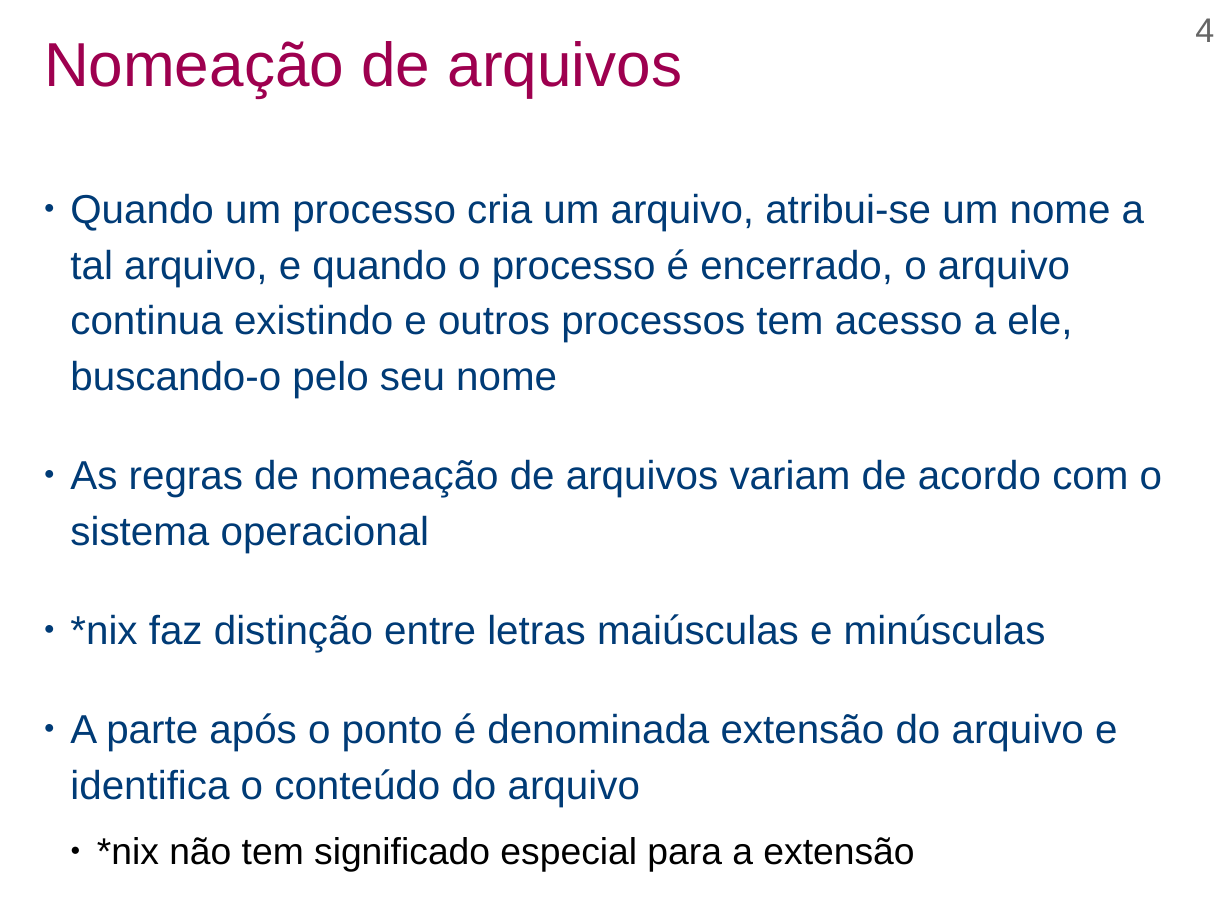
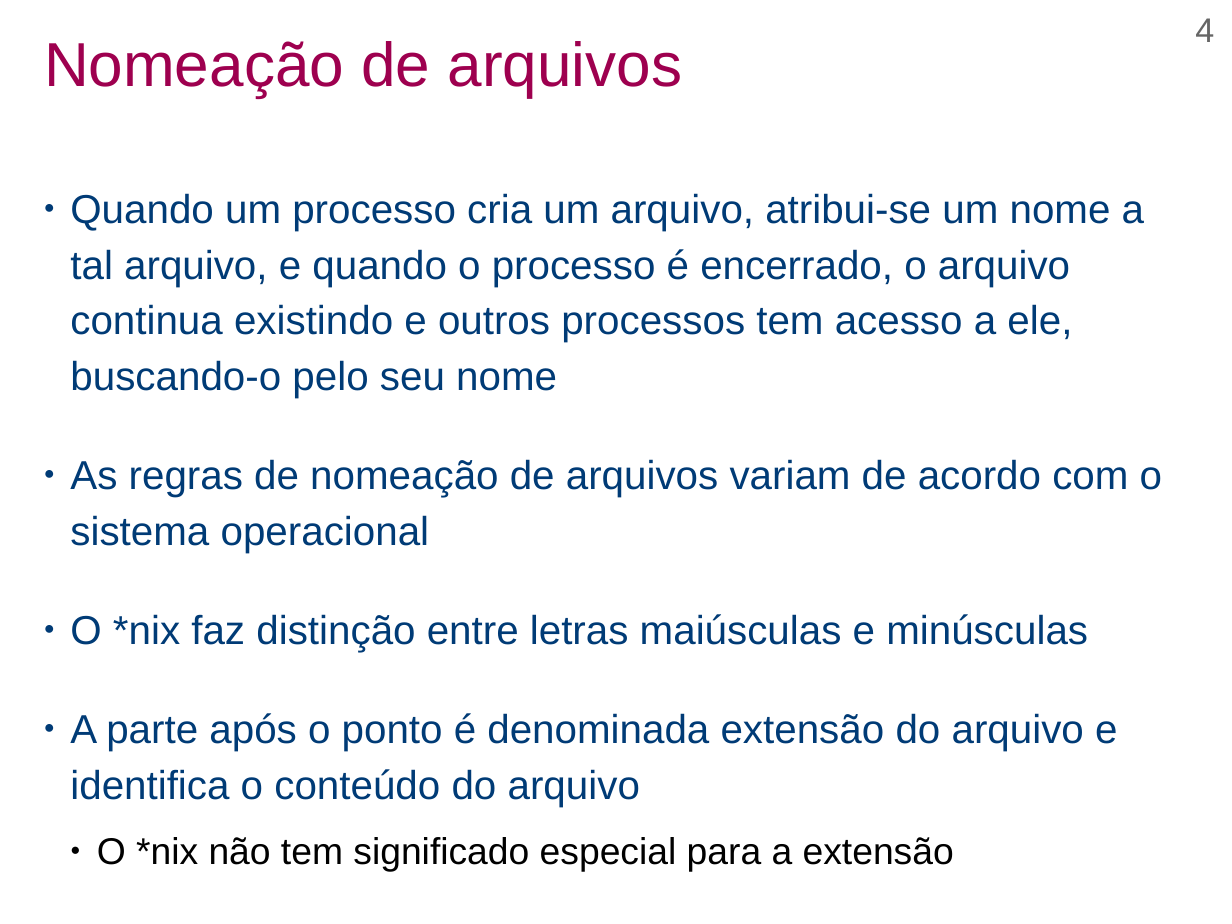
Before and after one commit to efurlanm/teaching, a slide deck: slide 4 of so/SO-31-arquivos.odp. Drawn at 1232x924 pixels with LibreOffice and Linux fonts; fonts in the diff are those of the drawing. Boxes give left, top, right and bottom in pixels: in the first picture for what was removed or moved away, otherwise in the second. Text is boxed around its words. In the diff, an @@ line names an element or a change of style, - is before the commit and + after.

```diff
--- a/so/SO-31-arquivos.odp
+++ b/so/SO-31-arquivos.odp
@@ text at [70, 614, 1088, 652]: text changed @@
-● *nix faz distinção entre letras maiúsculas e minúsculas
+● O *nix faz distinção entre letras maiúsculas e minúsculas
@@ text at [97, 837, 954, 872]: text changed @@
-  ● *nix não tem significado especial para a extensão
+  ● O *nix não tem significado especial para a extensão
```
Also in this commit, not shown: 1 other slide changed, 13 other files.
